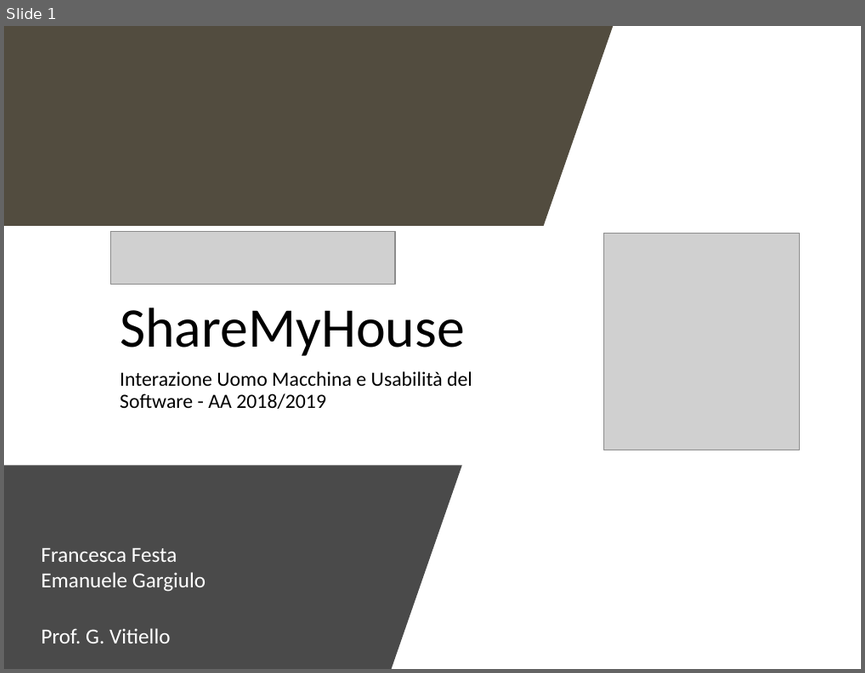
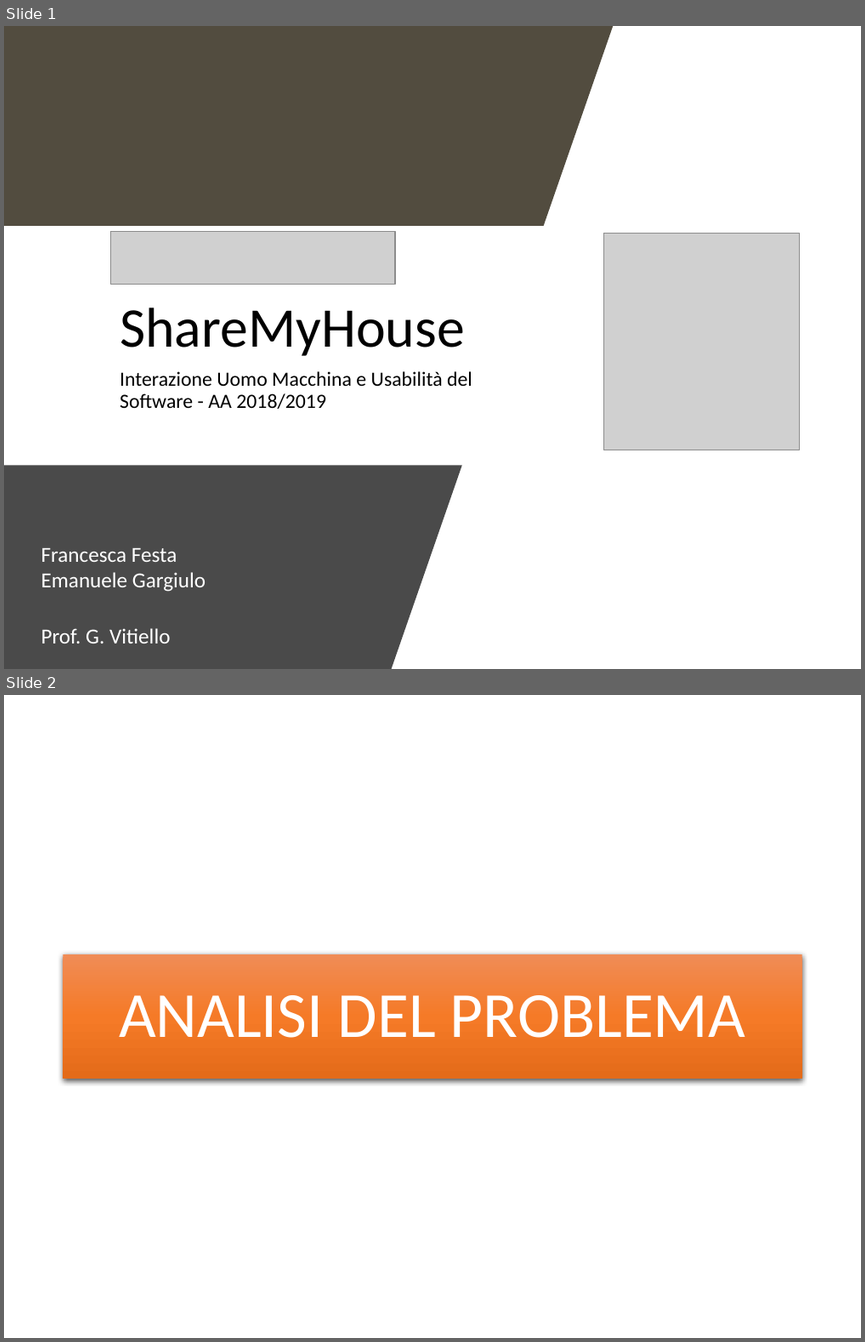
Before and after one commit to garjilius/ShareMyHouse, a slide deck: Documentazione/PresentazioneShareMyHouse.pptx. Shown one above the other, each under a label of ours: slide 1 before the commit, slides 1 and 2 after it. The pictures are 865x673 and 865x1342 pixels, drawn with LibreOffice and Linux fonts; fonts in the diff are those of the drawing; grey boxes stand for pictures. Boxes give left, top, right and bottom in pixels: in the first picture for what was removed or moved away, otherwise in the second. Text is boxed around its words. In the diff, an @@ line names an element or a change of style, - is before the commit and + after.

```diff
--- a/Documentazione/PresentazioneShareMyHouse.pptx
+++ b/Documentazione/PresentazioneShareMyHouse.pptx
@@ slide 2 added at (x1=4, y1=695, x2=861, y2=1338), background #FFFFFF @@
@@ title added at (x1=64, y1=954, x2=801, y2=1079), fill gradient #F18C57 to #F67B28 to #E56C19, 54 pt, text #FFFFFF @@
+ANALISI DEL PROBLEMA
```
Also in this commit, not shown: 1 other slide added, 2 other files.
